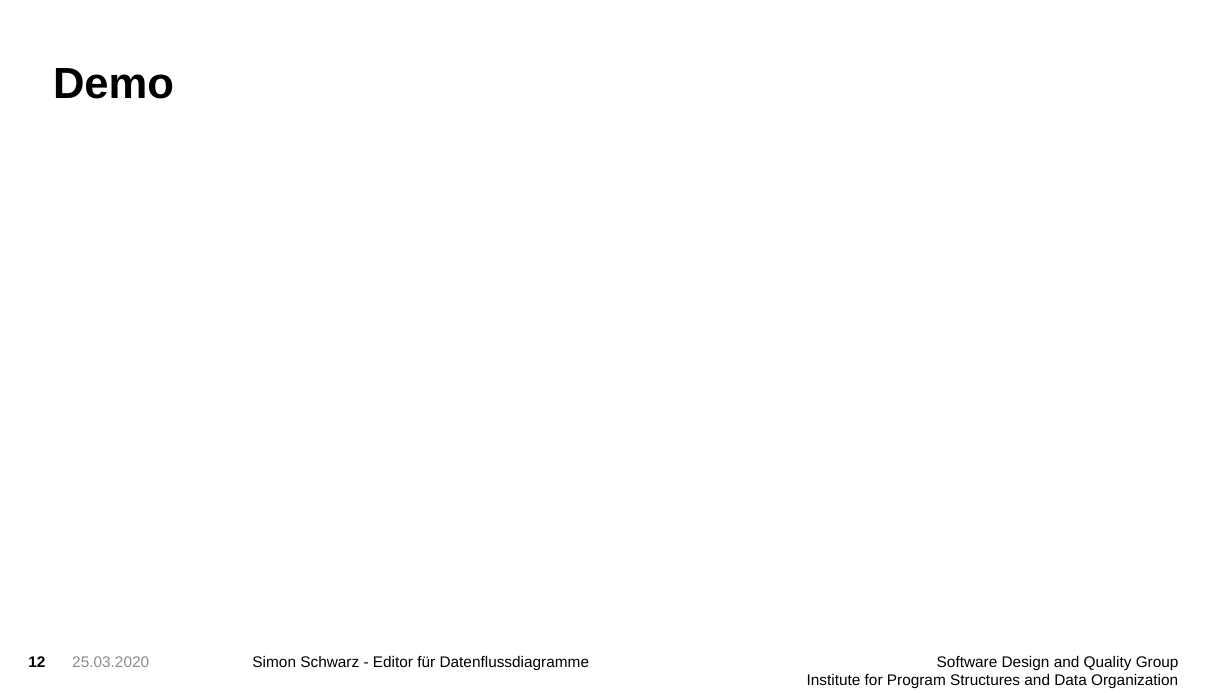
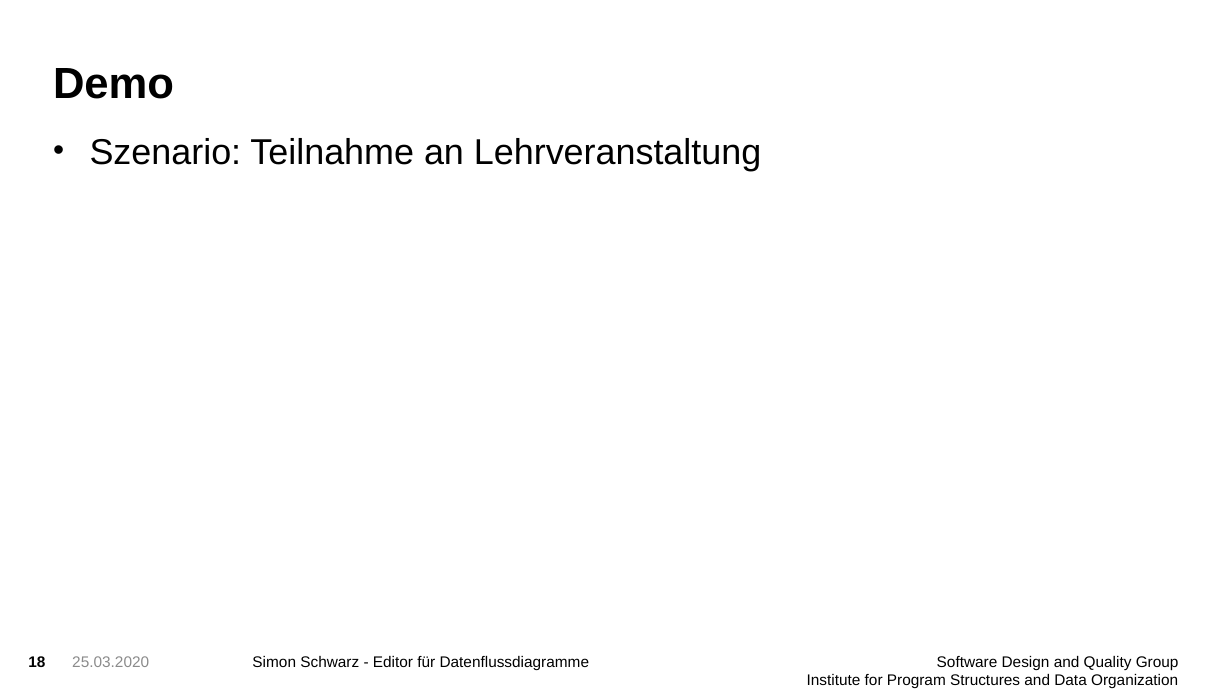
Before and after one commit to FluidTrust/Palladio-Supporting-DataFlowDiagram, a slide deck: slide 18 of presentation/presentation1.pptx (slide 12 before the commit). Drawn at 1232x693 pixels with LibreOffice and Linux fonts; fonts in the diff are those of the drawing; background and template pictures are left out. Boxes give left, top, right and bottom in pixels: in the first picture for what was removed or moved away, otherwise in the second. Text is boxed around its words. In the diff, an @@ line names an element or a change of style, - is before the commit and + after.

```diff
--- a/presentation/presentation1.pptx
+++ b/presentation/presentation1.pptx
@@ text added at [90, 138, 761, 171], 28 pt, text #000000 @@
+• Szenario: Teilnahme an Lehrveranstaltung
@@ page number at [28, 656, 45, 667]: text changed @@
-12
+18
```
Also in this commit, not shown: 13 other slides changed, 3 slides added, 2 slides removed, 6 other files.
